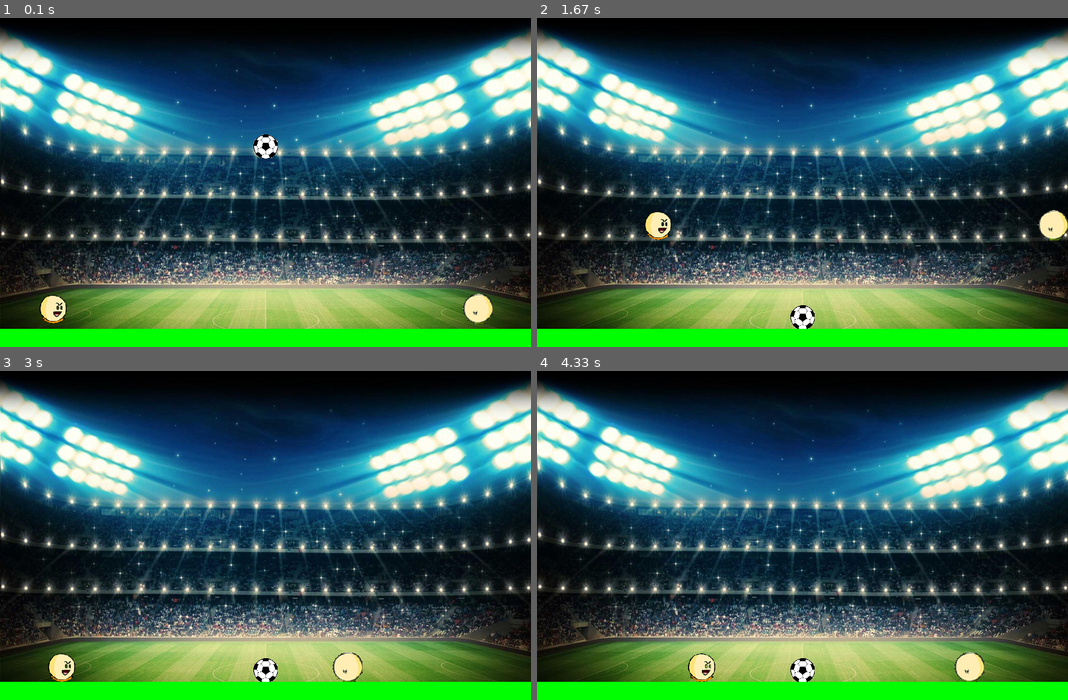
Above: before the commit, frames 1-4 (two rows, left to right).
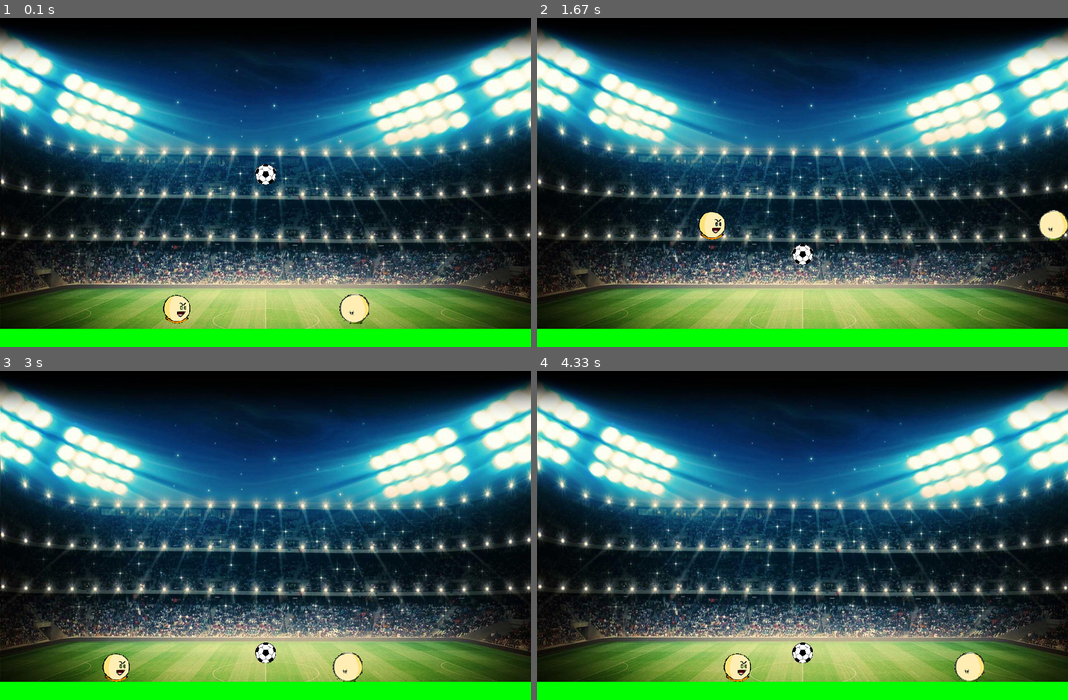
Above: after the commit, the same moments.

Repository: pedrooa/Projeto-Final
Game: pygame game, started from jogo_vetor_GabrielLigeiro.py
The game is run twice, just before and just after one commit, with the same random seed, the same clock (stepped at 60 frames per second) and the same inputs.
Inputs:
- Up to frame 1 (0.1 s): no input
- Up to frame 2 (1.67 s): hold A 0.33-0.8 s; hold Right 0.33-0.8 s; hold Right 0.83-1.3 s; hold D 0.83-1.3 s; hold Up 1.33-1.63 s; hold W 1.33-1.63 s
- Up to frame 3 (3 s): hold Right 1.67-2.13 s; hold D 1.67-2.13 s; hold Left 2.17-2.7 s; hold A 2.17-2.7 s; hold Left from 2.73 s (still down); hold A from 2.73 s (still down)
- Up to frame 4 (4.33 s): release Left at 3.13 s; release A at 3.13 s; hold Up 3.17-3.53 s; hold W 3.17-3.53 s; hold Right 3.57-4.2 s; hold D 3.57-4.2 s; hold Left from 4.23 s (still down); hold A from 4.23 s (still down)

The runs differ from the first frame. In frame 1, 2.0% of the frame differs, in the area x 7-93%, y 35-94%; in frame 2, 1.2%; in frame 3, 1.1%; in frame 4, 1.1%.

Commit message:
Fisica da bola parcialmente funcionando, reduzi as 2 classes do jogador para só uma

Diff:
--- a/jogo_vetor_GabrielLigeiro.py
+++ b/jogo_vetor_GabrielLigeiro.py
@@ -1,5 +1,6 @@
 # Pygame template - skeleton for a new pygame project
 import pygame
+import math
 from os import path
 vetor = pygame.math.Vector2
 
@@ -13,48 +14,87 @@
 GREEN = (0, 255, 0)
 BLUE = (0, 0, 255)
 
-#setting para a movimentacao com vetor
+#configuracoes jogador
 aceleração_maxima = 0.9
 atrito = -0.12
 gravidade = 0.7
 
+#configuracoes bola
+arrasto = 0.999
+elasticidade = 0.75
+gravidade_bola = 0.2
+atrito_bola = - 0.10
+
 class Bola(pygame.sprite.Sprite):
-    def __init__(self):
+    def __init__(self,x,y,raio):
         pygame.sprite.Sprite.__init__(self)
-        self.image = pygame.transform.scale(SoccerBall, (40,40))
+        self.image = pygame.transform.scale(SoccerBall, (34,34))
         self.image.set_colorkey(RED)
         self.rect = self.image.get_rect()
-        self.radius = 19
-        self.rect.center = (WIDTH / 2, 250)
-        self.pos = vetor(WIDTH / 2, 250)
+        self.radius = int(raio)
+        self.rect.centerx = x
+        self.rect.centery = y
+        self.pos = vetor(x,self.rect.centery)
+        self.vel = vetor(0,0)
+        self.acc = vetor(0,0)
+
+    def update(self):
+        self.acc = vetor(0,0.1)
+        self.quicar()
+        self.vel*= arrasto
+        self.vel += self.acc
+        self.pos += self.vel
+
+        self.rect.center = self.pos
+
+    #Bola quica na tela
+    def quicar(self):
+        if self.pos.x > WIDTH - self.radius:
+            self.pos.x = 2*(WIDTH - self.radius) - self.pos.x
+            self.vel.x = -self.vel.x
+            self.vel*= elasticidade
+
+        elif self.pos.x < self.radius:
+            self.pos.x = 2*self.radius - self.pos.x
+            self.vel.x = -self.vel.x
+            self.vel*=elasticidade
+
+        if self.pos.y > HEIGHT-30 - self.radius:
+            self.pos.y = 2*(HEIGHT-30 - self.radius) - self.pos.y
+            self.vel.y = -self.vel.y
+            self.vel*=elasticidade
+
+        elif self.pos.y < self.radius:
+            self.pos.y = 2*self.radius - self.pos.y
+            self.vel.y = -self.vel.y
+            self.vel*=elasticidade
+
+    def collide(self,other):
+        dx = self.rect.x - other.rect.x
+        dy = self.rect.y - other.rect.y
+
+        tangent = math.atan2(dy,dx)
+        newvel = self.vel
+        newvel = newvel.rotate(-tangent)
+        newvel.x = -newvel.x
+        newvel.y = -newvel.y
+        self.vel = newvel*elasticidade
+        self.vel += 2*other.vel*elasticidade
+        self.vel.rotate(tangent)
+
+class Jogador(pygame.sprite.Sprite):
+    def __init__(self,x,imagem,teclas):
+        pygame.sprite.Sprite.__init__(self)
+        self.image = pygame.transform.scale(imagem, (50, 50))
+        self.image.set_colorkey(BLACK)
+        self.rect = self.image.get_rect()
+        self.radius = 24
+       #pygame.draw.circle(self.image, RED, self.rect.center, self.radius)
+        self.rect.center = (x, HEIGHT - 50)
+        self.pos = vetor(x, self.rect.centery)
         self.vel = vetor(0, 0)
         self.acc = vetor(0, 0)
-
-    def update(self):
-        self.acc = vetor(0, gravidade)
-
-        self.vel += self.acc
-        self.pos += self.vel + 0.5 *self.acc
-
-        #Final da tela
-        if self.pos.x + 25 > WIDTH:
-            self.pos.x = WIDTH - 25
-        if self.pos.x - 25 < 0:
-            self.pos.x =  25
-        self.rect.midbottom = self.pos
-
-class Player1(pygame.sprite.Sprite):
-    def __init__(self):
-        pygame.sprite.Sprite.__init__(self)
-        self.image = pygame.transform.scale(player1_img, (50, 50))
-        self.image.set_colorkey(BLACK)
-        self.rect = self.image.get_rect()
-       # self.radius = 24
-       # pygame.draw.circle(self.image, RED, self.rect.center, self.radius)
-        self.rect.center = (WIDTH /10, HEIGHT - 50)
-        self.pos = vetor(WIDTH / 10, HEIGHT-50)
-        self.vel = vetor(0, 0)
-        self.acc = vetor(0, 0)
+        self.teclas = teclas
 
     def jump(self):
         self.rect.y += 1
@@ -68,11 +108,17 @@
     def update(self):
         self.acc = vetor(0, gravidade)
         keystate = pygame.key.get_pressed()
-        if keystate[pygame.K_a]:
-            self.acc.x = -aceleração_maxima
-        if keystate[pygame.K_d]:
-            self.acc.x = aceleração_maxima
-
+        if self.teclas == 0:
+            if keystate[pygame.K_a]:
+                self.acc.x = -aceleração_maxima
+            if keystate[pygame.K_d]:
+                self.acc.x = aceleração_maxima
+        elif self.teclas ==1:
+
+            if keystate[pygame.K_LEFT]:
+                self.acc.x = -aceleração_maxima
+            if keystate[pygame.K_RIGHT]:
+                self.acc.x = aceleração_maxima
 
 
        #aplicando atrito
@@ -89,49 +135,6 @@
         self.rect.midbottom = self.pos
         self.mask = pygame.mask.from_surface(self.image)
 
-class Player2(pygame.sprite.Sprite):
-    def __init__(self):
-        pygame.sprite.Sprite.__init__(self)
-        self.image = pygame.transform.scale(player2_img, (50, 50))
-        self.image.set_colorkey(BLACK)
-        self.rect = self.image.get_rect()
-       #self.radius = 24 #melhora no espaco fisico do jogador
-        #pygame.draw.circle(self.image, RED, self.rect.center, self.radius) #para ver como o raio do jogador esta
-        self.rect.center = (WIDTH * 9/10, HEIGHT - 50)
-        self.pos = vetor(WIDTH * 9/10, HEIGHT-50)
-        self.vel = vetor(0, 0)
-        self.acc = vetor(0, 0)
-
-    def jump(self):
-        self.rect.x += 1
-        hits = pygame.sprite.spritecollide(self, plataformas, False)
-        self.rect.x -= 1
-        if hits:
-            self.vel.y = -15
-
-
-    def update(self):
-        self.acc = vetor(0, gravidade)
-        keystate = pygame.key.get_pressed()
-        if keystate[pygame.K_LEFT]:
-            self.acc.x = -aceleração_maxima
-        if keystate[pygame.K_RIGHT]:
-            self.acc.x = aceleração_maxima
-
-
-
-      #aplicando atrito
-        self.acc.x += self.vel.x *  atrito
-        #equacao de movimento
-        self.vel += self.acc
-        self.pos += self.vel + 0.5 *self.acc
-
-        #bater na parede
-        if self.pos.x + 25 > WIDTH:
-            self.pos.x = WIDTH - 25
-        if self.pos.x - 25 < 0:
-            self.pos.x =  25
-        self.rect.midbottom = self.pos
 class Campo(pygame.sprite.Sprite):
     def __init__(self, x , y, w, h):
         pygame.sprite.Sprite.__init__(self)
@@ -163,19 +166,23 @@
 plataformas = pygame.sprite.Group()
 player2_group = pygame.sprite.Group()
 player1_group = pygame.sprite.Group()
-bola = Bola()
-player1 = Player1()
-player2 = Player2()
-
-
+todos_jogadores = pygame.sprite.Group()
+
+bola = Bola(WIDTH/2,HEIGHT/2,17)
+player1 = Jogador(WIDTH*1/3,player1_img,0)
+player2 = Jogador(WIDTH*2/3,player2_img,1)
 campo_futebol = Campo(0,HEIGHT - 30,WIDTH,30)
-all_sprites.add(player1) #ADD Sprites
+
+#Adiciona os sprites
+all_sprites.add(player1)
 all_sprites.add(player2)
 all_sprites.add(bola)
 all_sprites.add(campo_futebol)
 plataformas.add(campo_futebol)
 player2_group.add(player2)
 player1_group.add(player1)
+todos_jogadores.add(player1)
+todos_jogadores.add(player2)
 # Game loop
 running = True
 while running:
@@ -193,10 +200,11 @@
                 player2.jump()
     # Update
     all_sprites.update()
-        #colisao dentro entre jogador campo
+
+    #colisao entre jogadores e o campo
     bateu = pygame.sprite.spritecollide(player1, plataformas, False)
     bateu_2 = pygame.sprite.spritecollide(player2, plataformas, False)
-    bateu_bola = pygame.sprite.spritecollide(bola, plataformas, False)
+
     #colisao entre players
     bateu_player1_2 = pygame.sprite.spritecollide(player1, player2_group, False)
     bateu_player2_1 = pygame.sprite.spritecollide(player2, player1_group, False)
@@ -207,9 +215,6 @@
     if bateu_2:
         player2.pos.y = bateu_2[0].rect.top
         player2.vel.y = 0
-    if bateu_bola:
-        bola.pos.y = bateu_bola[0].rect.top
-        bola.vel.y = 0
     if bateu_player1_2 and bateu_player2_1:
         player1.vel.x = 0
         player2.vel.x = 0
@@ -222,6 +227,11 @@
         elif player1.pos.x < player2.pos.x:
             player2.pos.x  = bateu_player1_2[0].rect.right - 40
             player1.pos.x  = bateu_player2_1[0].rect.left + 40
+
+    #Colisao da bola com os jogadores
+    colisao = pygame.sprite.spritecollide(bola,todos_jogadores,False,pygame.sprite.collide_circle)
+    if colisao:
+        bola.collide(colisao[0])
 
     # Draw / render
     screen.fill(BLACK)
